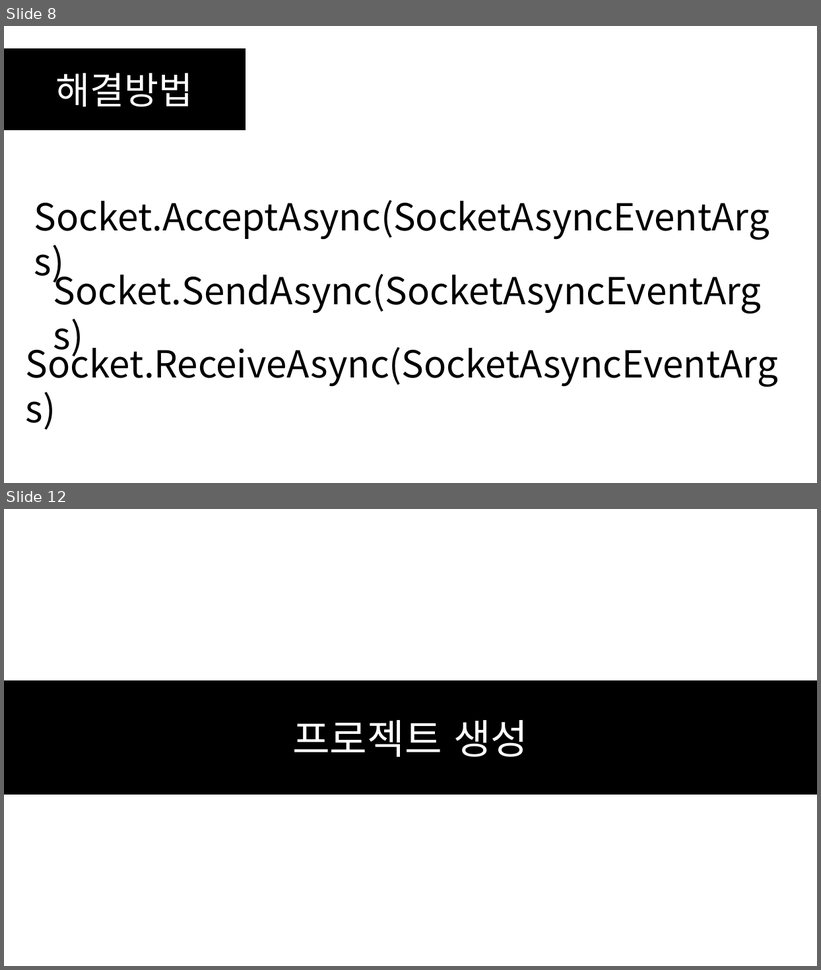
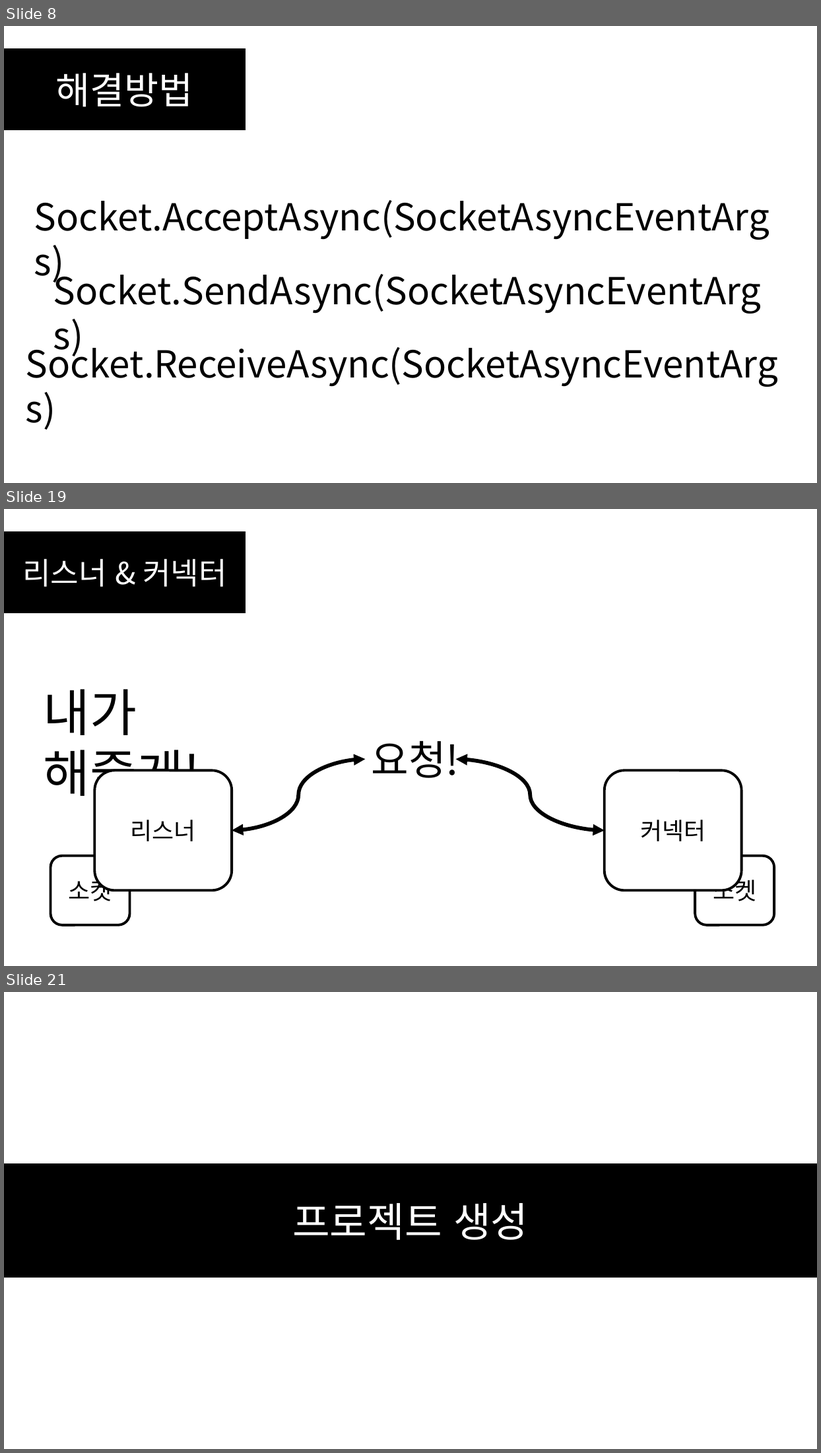
Before and after one commit to SEH00N/SDLU, a slide deck: ServerLecture/PT/5강 비동기 소켓 프로그래밍.pptx. Shown one above the other, each under a label of ours: slides 8 and 12 before the commit, slides 8, 19 and 21 after it; the slides between them are not shown. The pictures are 821x970 and 821x1453 pixels, drawn with LibreOffice and Linux fonts; fonts in the diff are those of the drawing. Boxes give left, top, right and bottom in pixels: in the first picture for what was removed or moved away, otherwise in the second. Text is boxed around its words. In the diff, an @@ line names an element or a change of style, - is before the commit and + after.

```diff
--- a/ServerLecture/PT/5강 비동기 소켓 프로그래밍.pptx
+++ b/ServerLecture/PT/5강 비동기 소켓 프로그래밍.pptx
@@ slide 19 added at box(4, 509, 817, 966), background #FFFFFF @@
@@ rectangle added at box(4, 531, 246, 613), fill #000000, outline #000000 1 pt, 36 pt, text #FFFFFF @@
+리스너 & 커넥터
@@ text added at box(44, 689, 200, 805), 60 pt, text #000000 @@
+내가 해줄게!
@@ text added at box(371, 741, 459, 778), 48 pt, text #000000 @@
+요청!
@@ curved double arrow added from (232, 830) to (365, 759), #000000 4.5 pt @@
@@ curved double arrow added from (456, 759) to (605, 830), #000000 4.5 pt @@
@@ rounded rectangle added at box(95, 770, 232, 891), fill #FFFFFF, outline #000000 3 pt, 28 pt, text #000000 @@
+리스너
@@ rounded rectangle added at box(605, 770, 742, 891), fill #FFFFFF, outline #000000 3 pt, 28 pt, text #000000 @@
+커넥터
@@ rounded rectangle added at box(50, 856, 129, 925), fill #FFFFFF, outline #000000 3 pt, 28 pt, text #000000 @@
+소켓
@@ rounded rectangle added at box(695, 856, 774, 925), fill #FFFFFF, outline #000000 3 pt, 28 pt, text #000000 @@
+소켓
@@ what was slide 12 is now slide 21 @@
```
Also in this commit, not shown: 8 slides changed, 16 other slides added, 1 slide removed, 8 other files.
